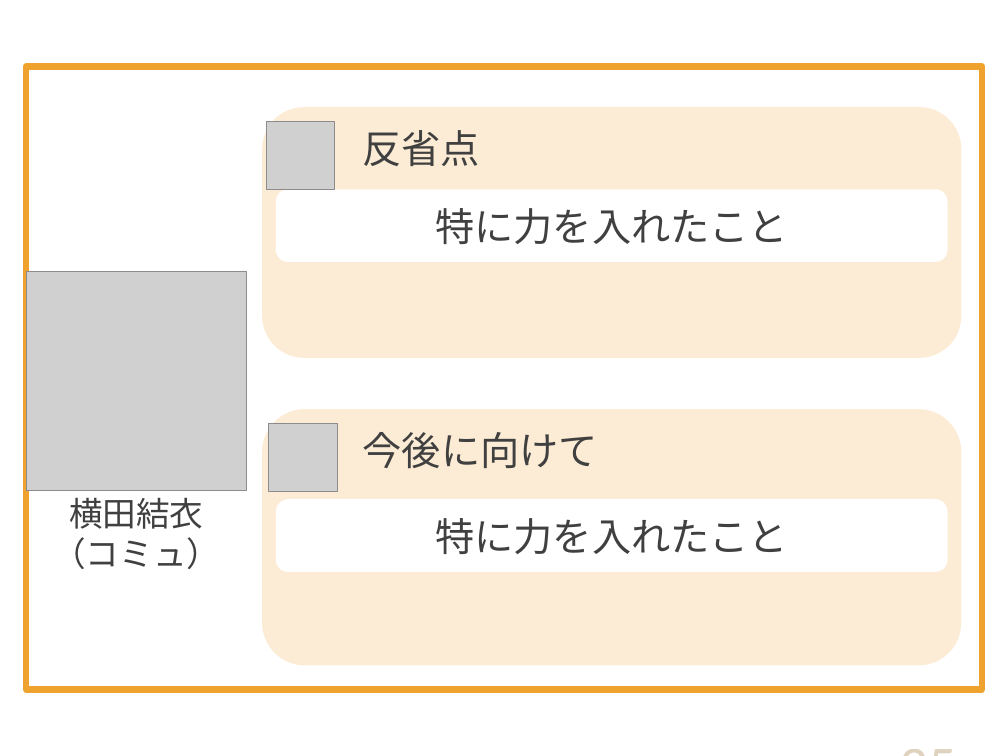
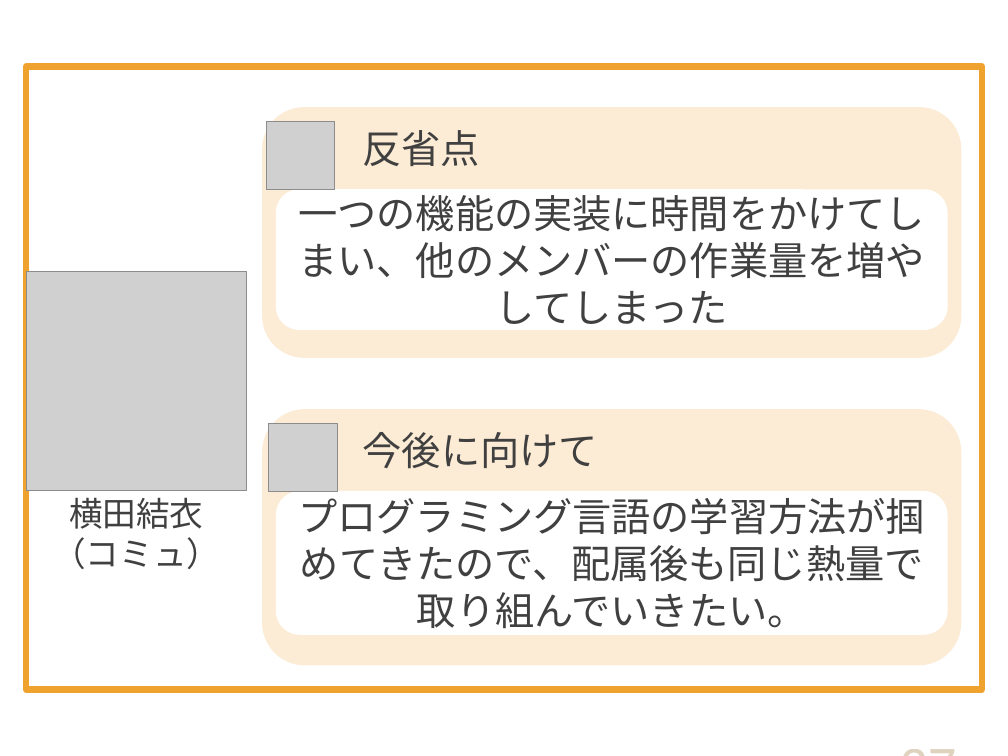
Before and after one commit to DOJO-2021/D-2, a slide deck: slide 27 of documents/プレゼン/Knowledge Holder_清書版.pptx (slide 25 before the commit). Drawn at 1008x756 pixels with LibreOffice and Linux fonts; fonts in the diff are those of the drawing; grey boxes stand for pictures. Boxes give left, top, right and bottom in pixels: in the first picture for what was removed or moved away, otherwise in the second. Text is boxed around its words. In the diff, an @@ line names an element or a change of style, - is before the commit and + after.

```diff
--- a/documents/プレゼン/Knowledge Holder_清書版.pptx
+++ b/documents/プレゼン/Knowledge Holder_清書版.pptx
@@ rounded rectangle "一つの機能の実装に時間をかけてしまい、他のメンバーの作業量を増やしてしまった": place and size @@
-rounded rectangle "一つの機能の実装に時間をかけてしまい、他のメンバーの作業量を増やしてしまった" at [276,190,948,262]
+rounded rectangle "一つの機能の実装に時間をかけてしまい、他のメンバーの作業量を増やしてしまった" at [276,190,948,331]
@@ text in rounded rectangle at [299,188,925,333]: text changed @@
-特に力を入れたこと
+一つの機能の実装に時間をかけてしまい、他のメンバーの作業量を増やしてしまった
@@ rounded rectangle "プログラミング言語の学習方法が掴めてきたので、配属後も同じ熱量で取り組んでいきたい。": place and size @@
-rounded rectangle "プログラミング言語の学習方法が掴めてきたので、配属後も同じ熱量で取り組んでいきたい。" at [276,499,948,572]
+rounded rectangle "プログラミング言語の学習方法が掴めてきたので、配属後も同じ熱量で取り組んでいきたい。" at [276,491,948,635]
@@ text in rounded rectangle at [299,491,925,636]: text changed @@
-特に力を入れたこと
+プログラミング言語の学習方法が掴めてきたので、配属後も同じ熱量で取り組んでいきたい。
@@ page number at [725,648,967,756]: text changed @@
-25
+27
```
Also in this commit, not shown: 7 other slides changed, 3 slides added, 1 slide removed.
